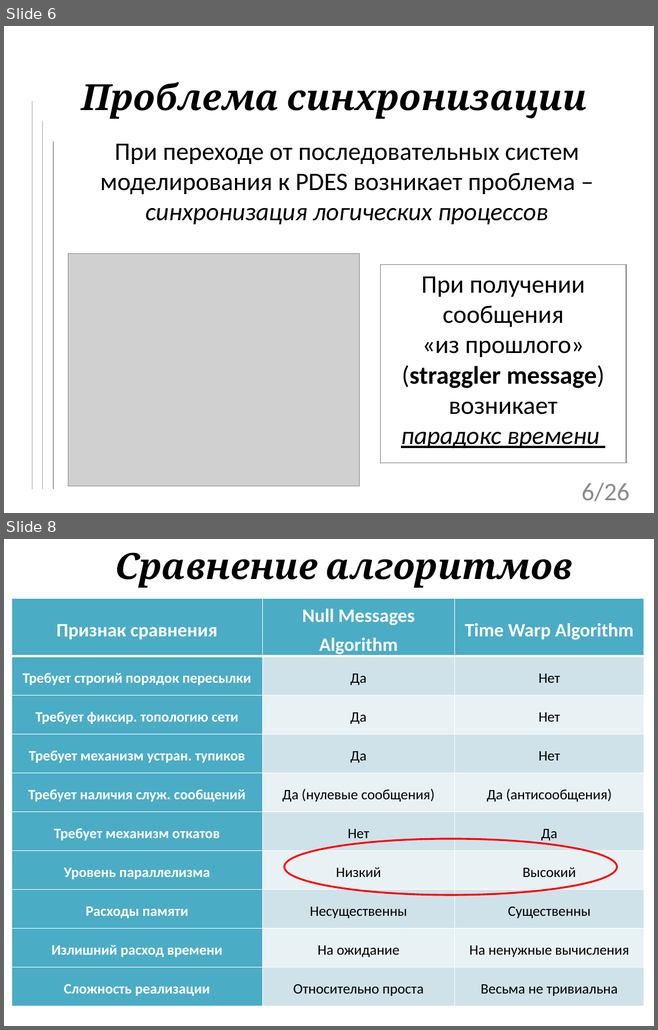
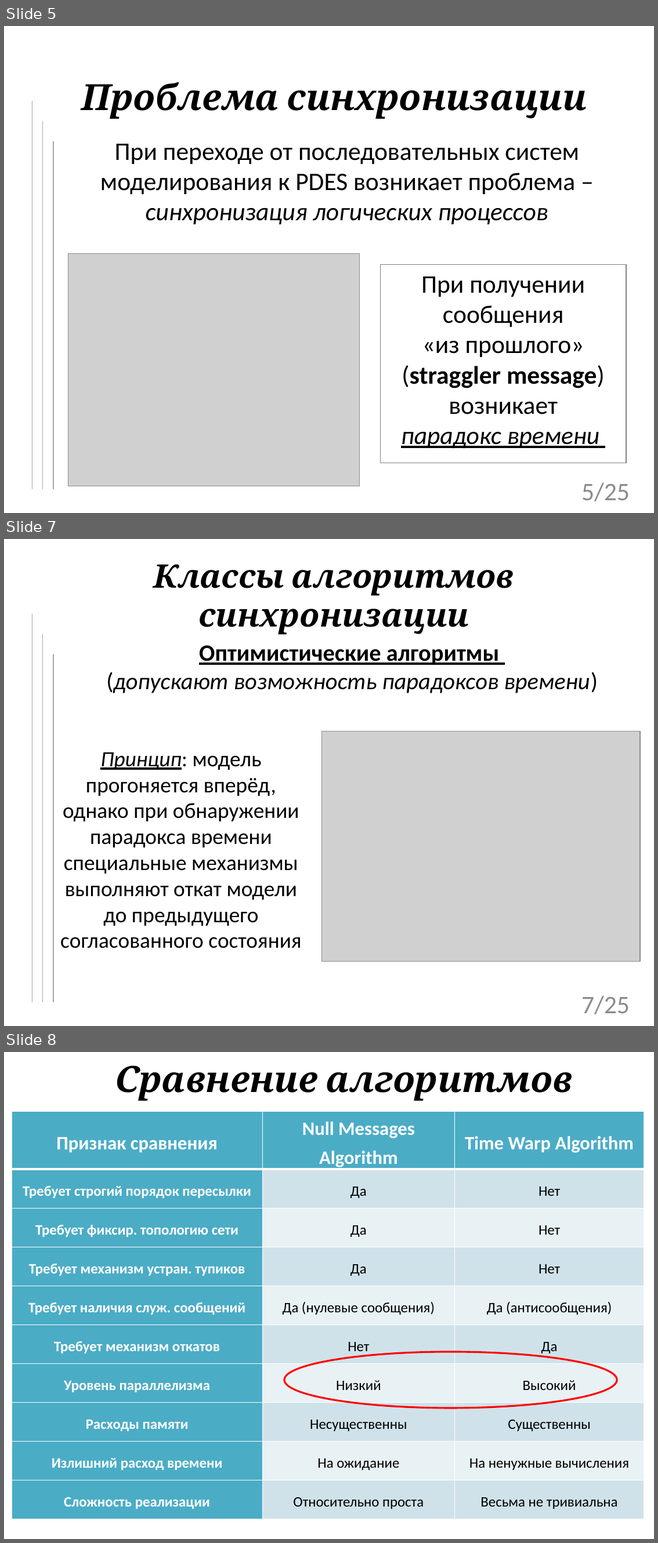
Before and after one commit to tom-trix/SynchAlgorithms, a slide deck: text/Mitrakov.pptx. Shown one above the other, each under a label of ours: slides 6 and 8 before the commit, slides 5, 7 and 8 after it; the slides between them are not shown. The pictures are 658x1030 and 658x1543 pixels, drawn with LibreOffice and Linux fonts; fonts in the diff are those of the drawing; grey boxes stand for pictures; background and template pictures are left out. Boxes give left, top, right and bottom in pixels: in the first picture for what was removed or moved away, otherwise in the second. Text is boxed around its words. In the diff, an @@ line names an element or a change of style, - is before the commit and + after.

```diff
--- a/text/Mitrakov.pptx
+++ b/text/Mitrakov.pptx
@@ slide 7 added at box(4, 539, 654, 1026), background picture (left out) @@
@@ title added at box(154, 564, 514, 635), 36 pt, text #000000, bold, italic @@
+Классы алгоритмов синхронизации
@@ line added from (32, 614) to (32, 1003), #A6A6A6 0.75 pt @@
@@ line added from (42, 635) to (42, 1003), #A6A6A6 0.75 pt @@
@@ line added from (53, 654) to (53, 1003), #A6A6A6 0.75 pt @@
@@ text added at box(106, 645, 598, 693), 26 pt, text #000000, italic @@
+Оптимистические алгоритмы
+(допускают возможность парадоксов времени)
@@ picture added at box(322, 732, 640, 961) @@
@@ picture added at box(324, 732, 637, 961) @@
@@ subtitle added at box(60, 752, 301, 948), 24 pt, text #000000 @@
+Принцип: модель прогоняется вперёд, однако при обнаружении парадокса времени специальные механизмы выполняют откат модели до предыдущего согласованного состояния
@@ page number added at box(581, 996, 629, 1015), 28 pt, text #8C8C8C @@
+7/25
@@ what was slide 6 is now slide 5 @@
@@ page number at box(581, 483, 629, 502): text changed @@
-6/26
+5/25
```
Also in this commit, not shown: 4 slides changed, 2 slides removed, 1 other file.
